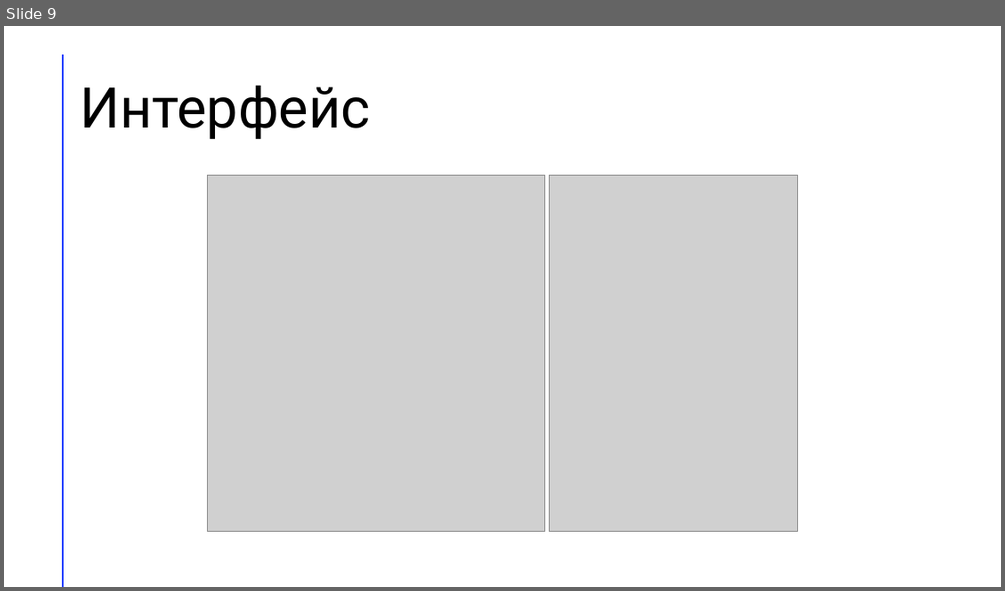
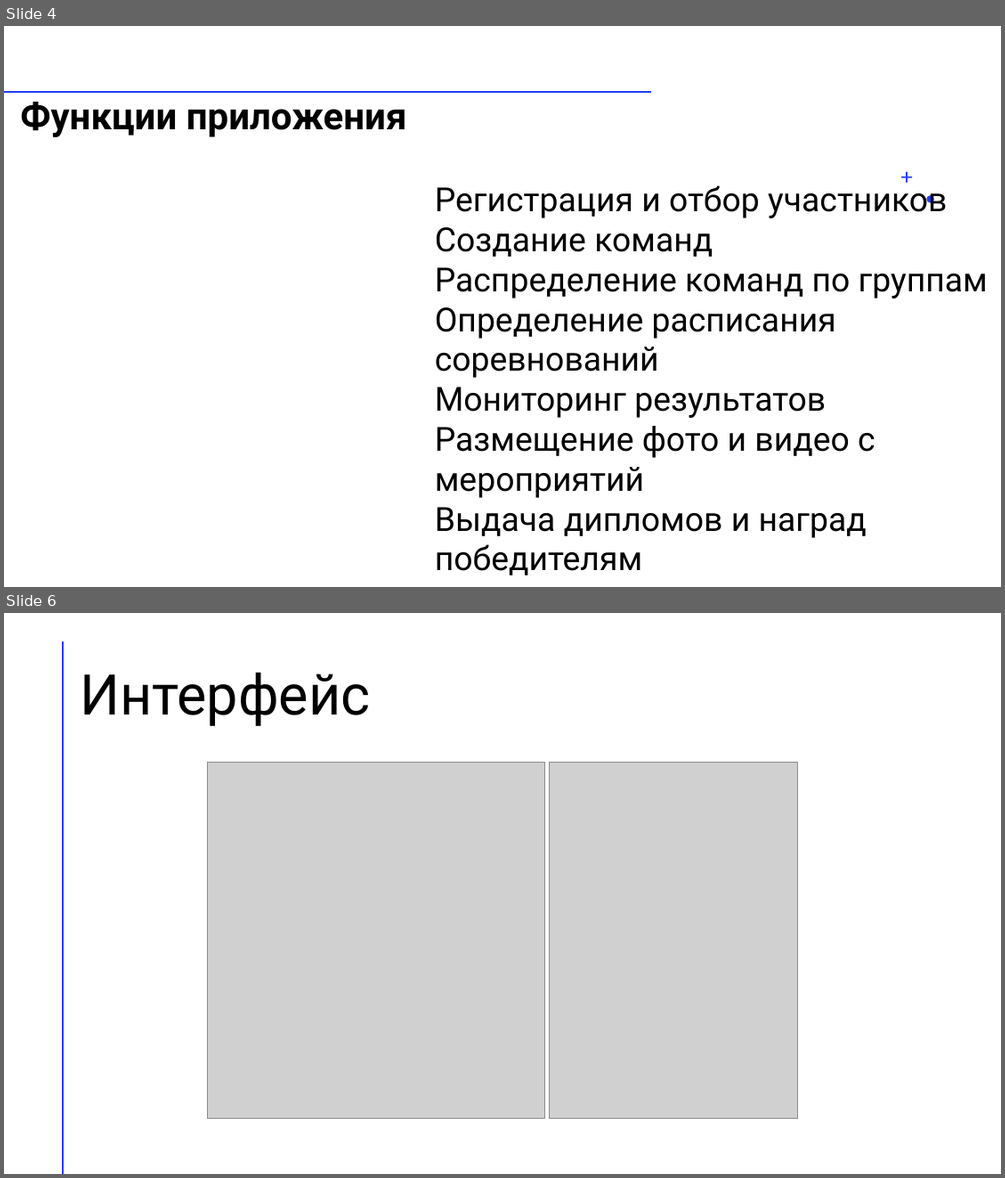
Before and after one commit to n2kkrd/books, a slide deck: DiplomKatya/KatyaDiplomPresent.pptx. Shown one above the other, each under a label of ours: slide 9 before the commit, slides 4 and 6 after it; the slides between them are not shown. The pictures are 1005x591 and 1005x1178 pixels, drawn with LibreOffice and Linux fonts; fonts in the diff are those of the drawing; grey boxes stand for pictures. Boxes give left, top, right and bottom in pixels: in the first picture for what was removed or moved away, otherwise in the second. Text is boxed around its words. In the diff, an @@ line names an element or a change of style, - is before the commit and + after.

```diff
--- a/DiplomKatya/KatyaDiplomPresent.pptx
+++ b/DiplomKatya/KatyaDiplomPresent.pptx
@@ slide 4 added at (4,26,1001,587), background #FFFFFF @@
@@ line added from (4, 92) to (650, 92), #FF9022 2 pt @@
@@ text added at (20,102,407,137), 36 pt, text #000000, bold @@
+Функции приложения
@@ title added at (435,181,987,575), 32 pt, text #000000 @@
+Регистрация и отбор участников
+Создание команд
+Распределение команд по группам
+Определение расписания соревнований
+Мониторинг результатов
+Размещение фото и видео с мероприятий
+Выдача дипломов и наград победителям
@@ freeform shape added at (901,172,913,183), fill #243FFF @@
@@ freeform shape added at (927,195,934,202), fill #243FFF @@
@@ what was slide 9 is now slide 6 @@
```
Also in this commit, not shown: 5 slides changed, 6 other slides added, 6 slides removed, 7 other files.
